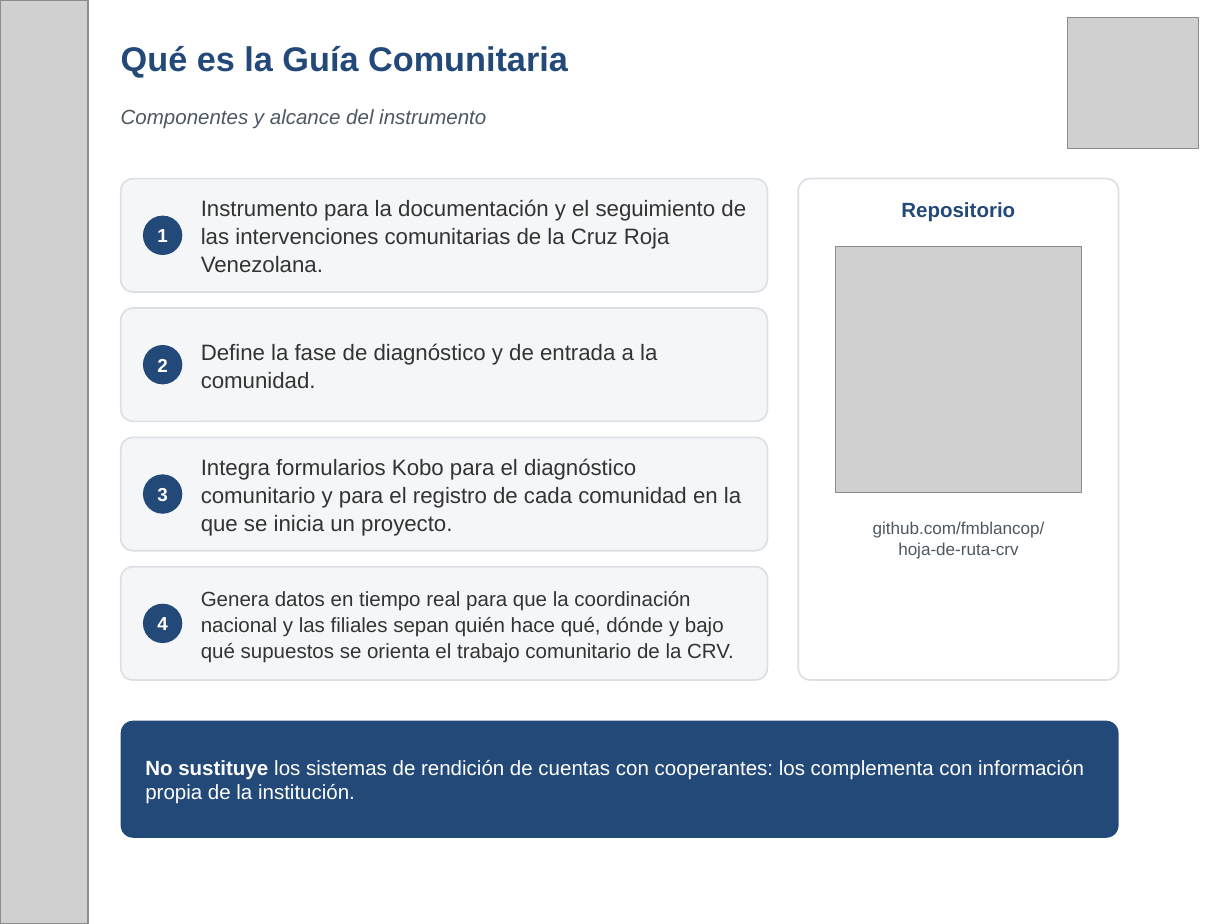
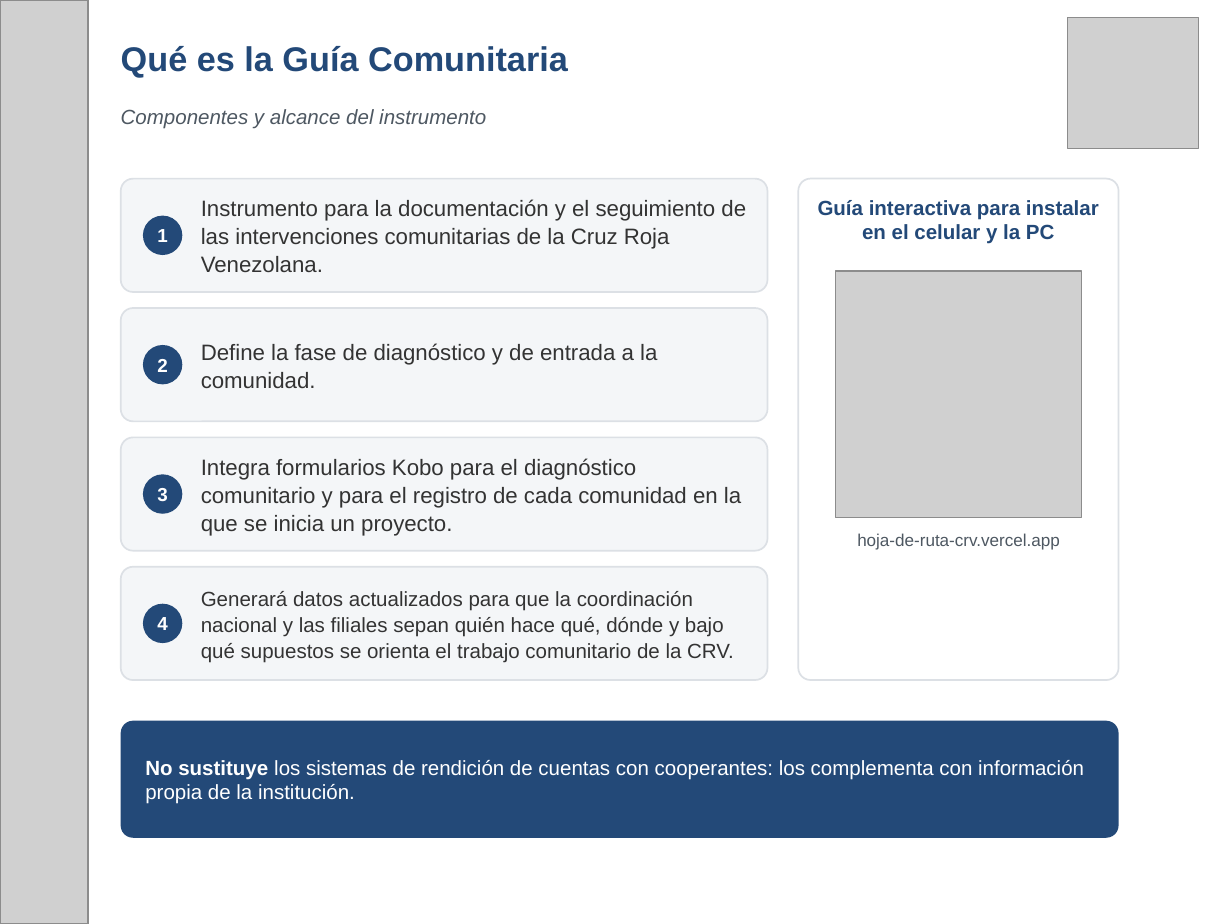
Before and after one commit to fmblancop/Hoja-de-Ruta-CRV, a slide deck: slide 8 of Hoja_de_Ruta_CRV_presentacion.pptx. Drawn at 1232x924 pixels with LibreOffice and Linux fonts; fonts in the diff are those of the drawing; grey boxes stand for pictures. Boxes give left, top, right and bottom in pixels: in the first picture for what was removed or moved away, otherwise in the second. Text is boxed around its words. In the diff, an @@ line names an element or a change of style, - is before the commit and + after.

```diff
--- a/Hoja_de_Ruta_CRV_presentacion.pptx
+++ b/Hoja_de_Ruta_CRV_presentacion.pptx
@@ text at [818,200,1099,244]: text changed @@
-Repositorio
+Guía interactiva para instalar en el celular y la PC
@@ picture: place and size @@
-picture at [835,246,1082,493]
+picture at [835,271,1082,517]
@@ text at [857,533,1060,550]: text changed @@
-github.com/fmblancop/
-hoja-de-ruta-crv
+hoja-de-ruta-crv.vercel.app
@@ text at [201,591,734,662]: text changed @@
-Genera datos en tiempo real para que la coordinación nacional y las filiales sepan quién hace qué, dónde y bajo qué supuestos se orienta el trabajo comunitario de la CRV.
+Generará datos actualizados para que la coordinación nacional y las filiales sepan quién hace qué, dónde y bajo qué supuestos se orienta el trabajo comunitario de la CRV.
```
Also in this commit, not shown: 6 other slides changed, 4 slides added, 2 slides removed.
